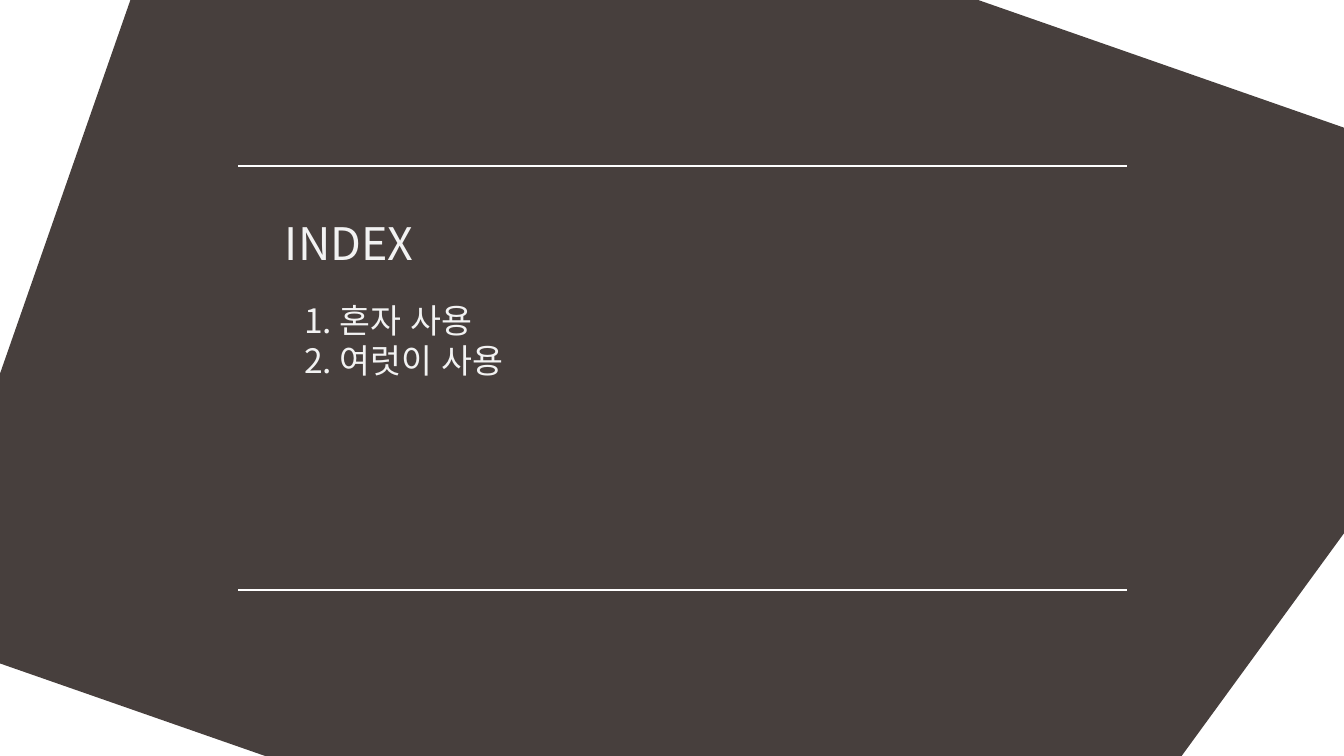
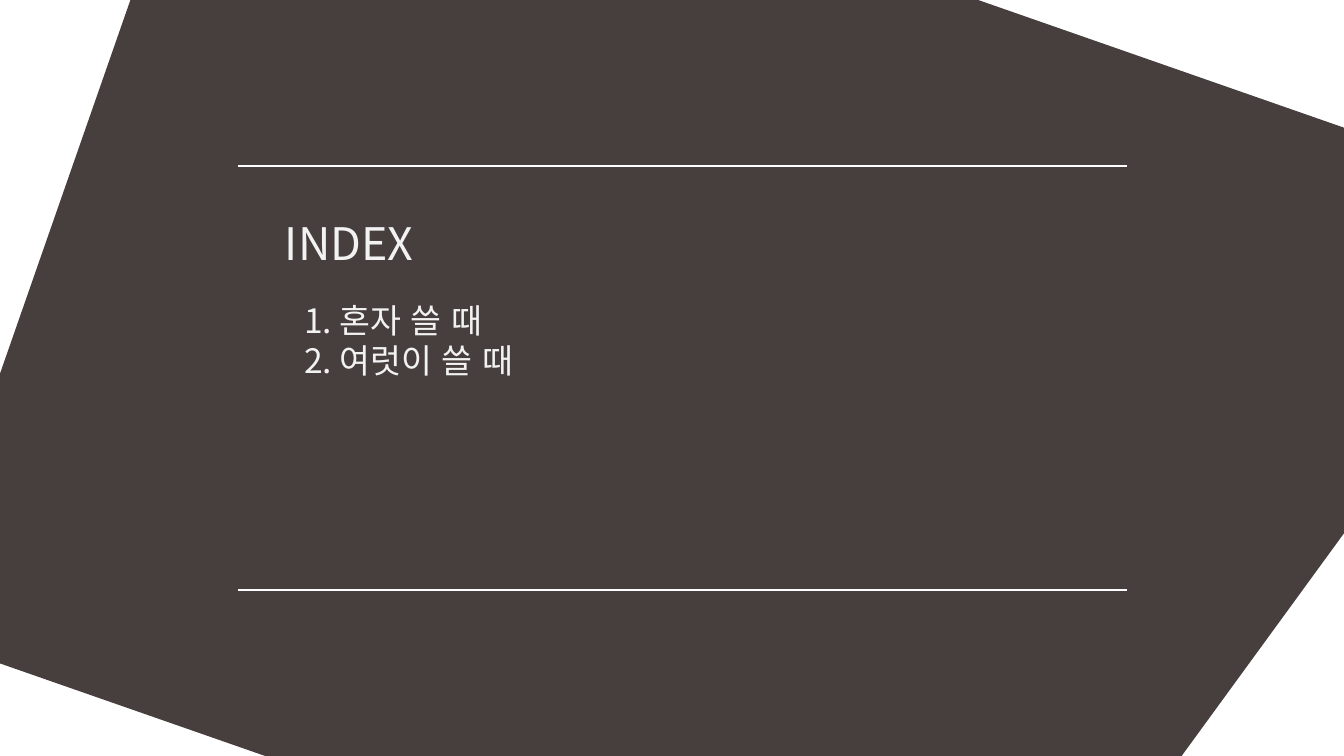
Before and after one commit to MinSikMoon/pptgit, a slide deck: slide 2 of git발표.pptx. Drawn at 1344x756 pixels with LibreOffice and Linux fonts; fonts in the diff are those of the drawing. Boxes give left, top, right and bottom in pixels: in the first picture for what was removed or moved away, otherwise in the second. Text is boxed around its words. In the diff, an @@ line names an element or a change of style, - is before the commit and + after.

```diff
--- a/git발표.pptx
+++ b/git발표.pptx
@@ text at bbox=[304, 305, 513, 376]: text changed @@
-1. 혼자 사용
-2. 여럿이 사용
+1. 혼자 쓸 때
+2. 여럿이 쓸 때
```
Also in this commit, not shown: 2 other slides changed, 1 slide added.
